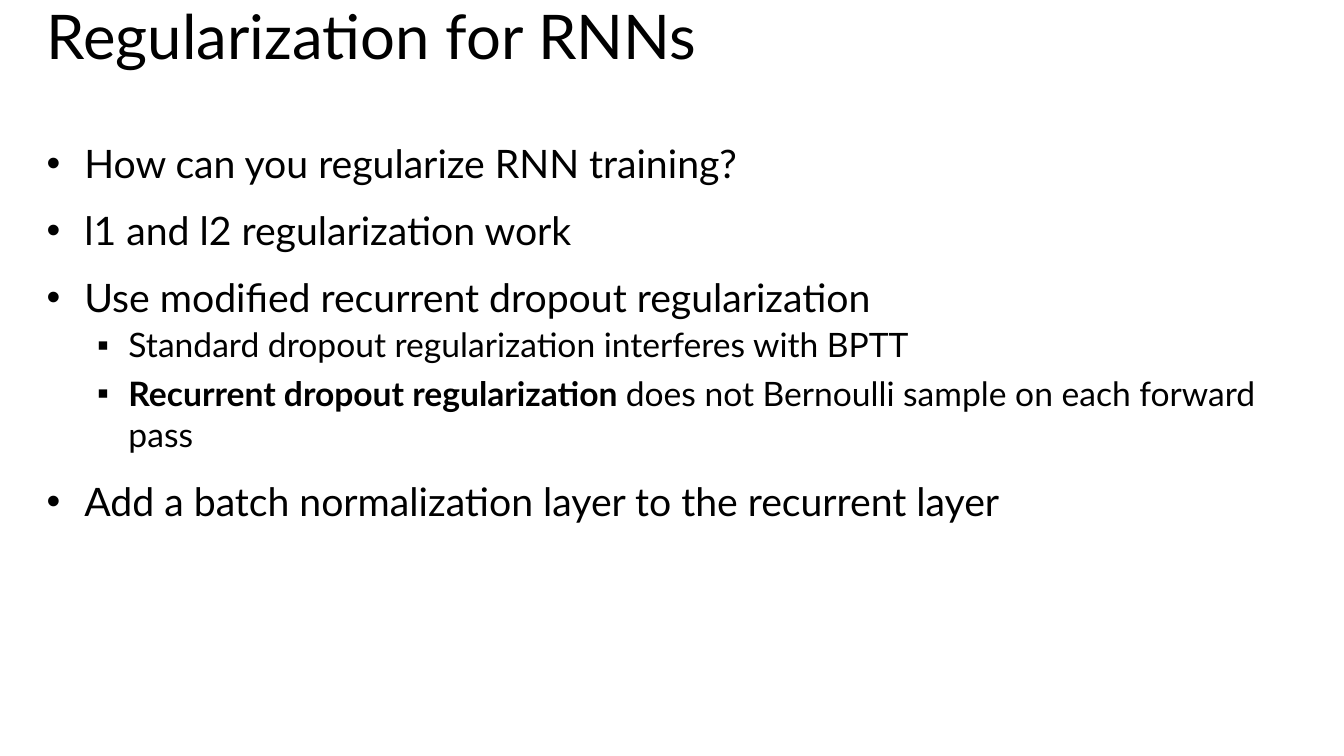
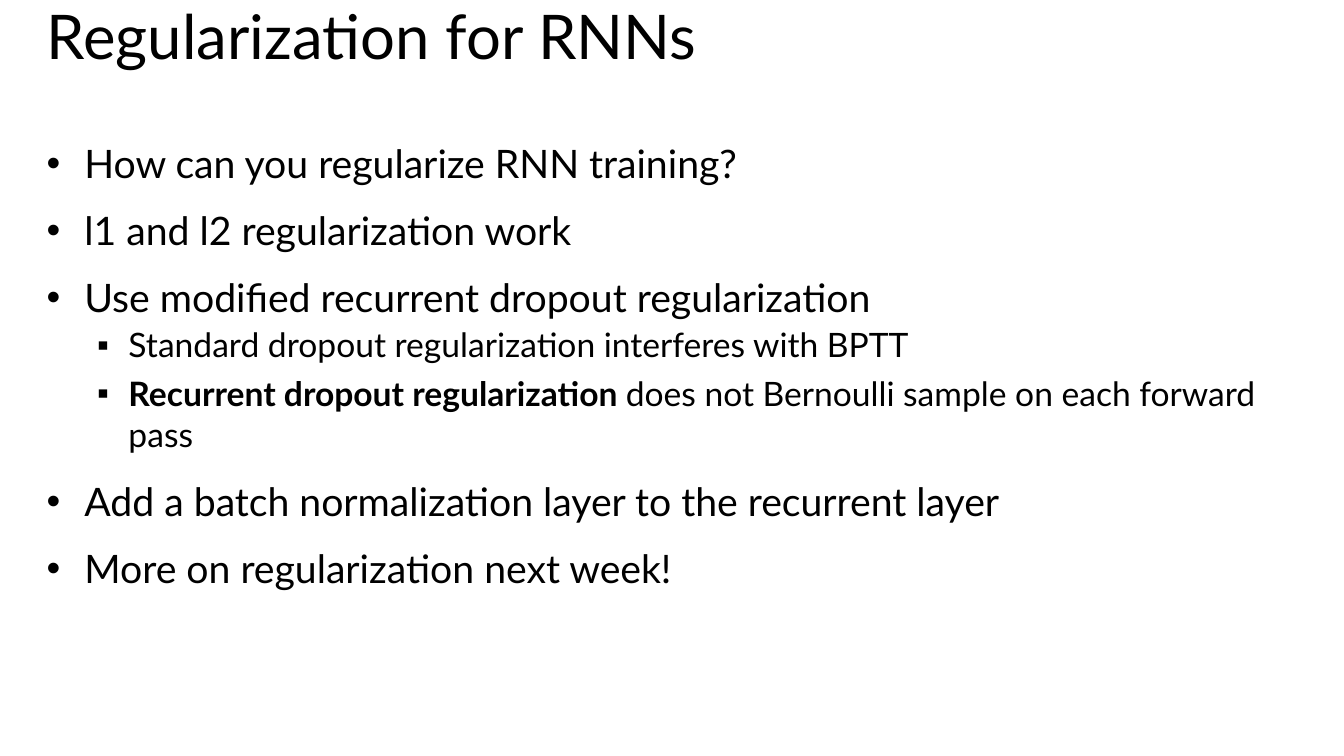
Before and after one commit to StephenElston/MachineLearning530, a slide deck: slide 44 of Lesson3/3_IntroducitonToRnns.pptx. Drawn at 1344x756 pixels with LibreOffice and Linux fonts; fonts in the diff are those of the drawing. Boxes give left, top, right and bottom in pixels: in the first picture for what was removed or moved away, otherwise in the second. Text is boxed around its words. In the diff, an @@ line names an element or a change of style, - is before the commit and + after.

```diff
--- a/Lesson3/3_IntroducitonToRnns.pptx
+++ b/Lesson3/3_IntroducitonToRnns.pptx
@@ text at <box>84,554,671,590</box>: paragraph added @@
+• More on regularization next week!
```
Also in this commit, not shown: 3 other slides changed.
